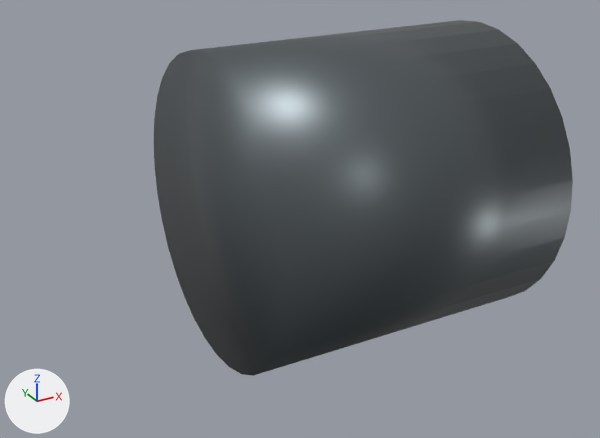
A saved change to the FBX model SilentDepth_Assets/Submarines/SSN/USA/Virginia/FBX/US_SSN_Virginia_PROPULSOR_01.fbx.
One viewpoint serves both versions: a 50 mm lens placed at (-3.96, -6.55, 3.05), pointed at (-0.42, -0.1, -0.18). Lighting does not change. The marker at lower left points along +X, +Y and +Z. The first picture is the older version.

Objects in the first picture: 'US_SSN_Virginia_PROPULSOR_01'.
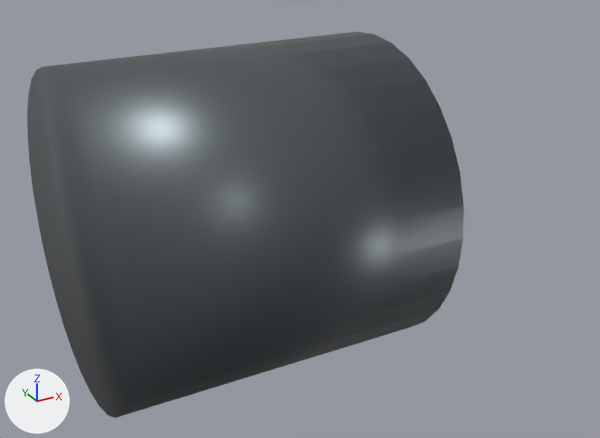
Location of each change, [x1, y1, x2, y2] in pixels of the pictures (600 x 438 px):
'US_SSN_Virginia_PROPULSOR_01', reshaped (8% taller)
    before: [154, 20, 573, 376]
    after: [27, 32, 464, 418]

The edits, one by one:
me_rotorblade_0_002 is used by ob_us_ssn_virginia_propulsor_01; location (0.0, 0.0, 0.0).
me_rotorblade_0_002 had 240 vertices, 166 faces and spanned x -1.3..1.7, y -1.5..1.5, z -1.5..1.5.
me_rotorblade_0_002 now has 240 vertices, 166 faces and spans x -2.57..0.43, y -1.5..1.5, z -1.5..1.5.
me_rotorblade_0_002 part 1: the loose piece of 64 vertices spanning x -1.3..1.7, y -1.5..1.5, z -1.5..1.5 is moved by (-1.27, 0.0, 0.0).
Other edits to the shape of me_rotorblade_0_002 do not show in these pictures.
